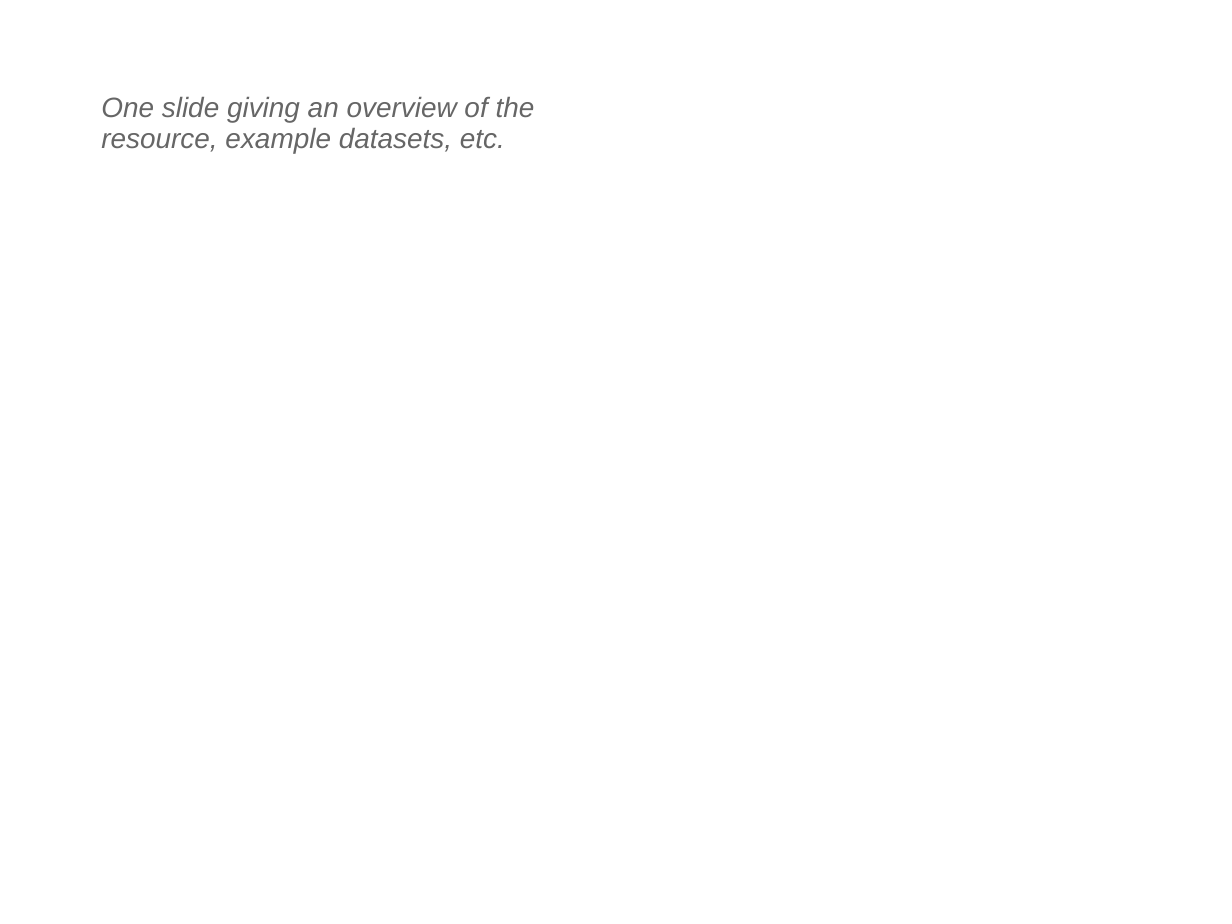
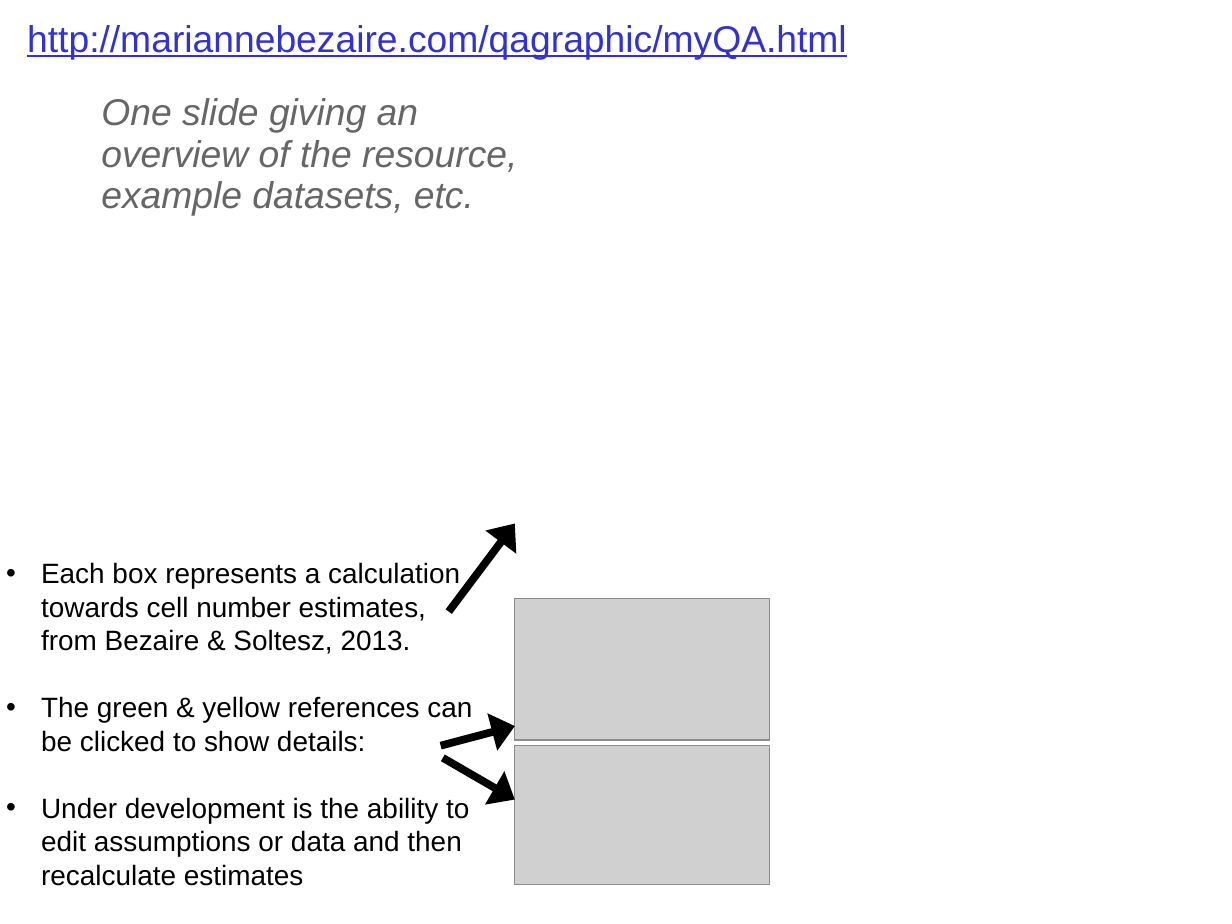
Before and after one commit to NeuralEnsemble/NeuroinformaticsTutorial, a slide deck: slide 2 of Part_1_Resources_for_computational_modellers/2_Structured_data_from_literature/3_CA1.pptx. Drawn at 1232x924 pixels with LibreOffice and Linux fonts; fonts in the diff are those of the drawing; grey boxes stand for pictures; background and template pictures are left out. Boxes give left, top, right and bottom in pixels: in the first picture for what was removed or moved away, otherwise in the second. Text is boxed around its words. In the diff, an @@ line names an element or a change of style, - is before the commit and + after.

```diff
--- a/Part_1_Resources_for_computational_modellers/2_Structured_data_from_literature/3_CA1.pptx
+++ b/Part_1_Resources_for_computational_modellers/2_Structured_data_from_literature/3_CA1.pptx
@@ text added at <box>27,25,847,60</box>, 24 pt, text #3333CC, underline @@
+http://mariannebezaire.com/qagraphic/myQA.html
@@ text "One slide giving an overview ..." at <box>101,98,517,216</box>: size 18 to 24 pt @@
@@ arrow added from (449, 612) to (515, 523), #000000 5 pt @@
@@ text added at <box>41,562,472,886</box>, 18 pt, text #000000 @@
+• Each box represents a calculation towards cell number estimates, from Bezaire & Soltesz, 2013.
+• The green & yellow references can be clicked to show details:
+• Under development is the ability to edit assumptions or data and then recalculate estimates
@@ picture added at <box>515,598,770,740</box> @@
@@ arrow added from (440, 746) to (515, 727), #000000 5 pt @@
@@ picture added at <box>515,746,770,884</box> @@
@@ arrow added from (443, 758) to (515, 799), #000000 5 pt @@
```
Also in this commit, not shown: 2 other slides changed.
